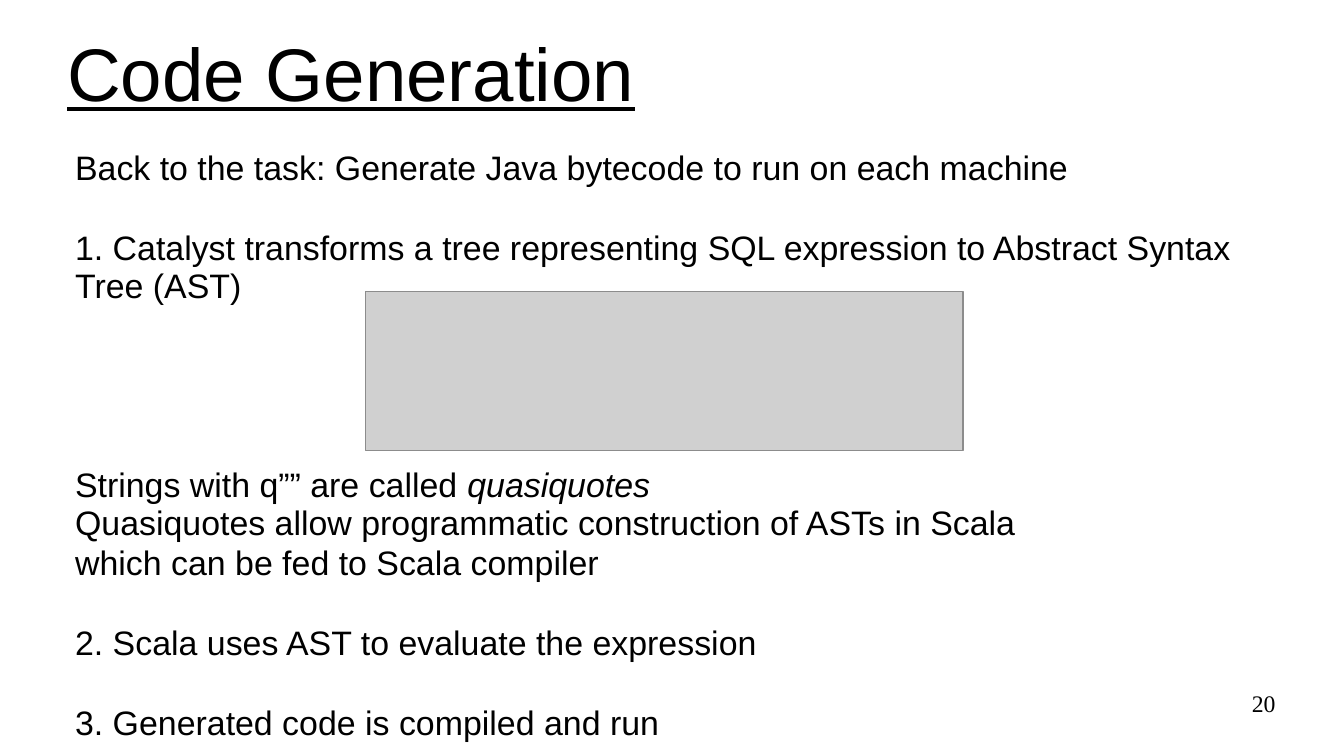
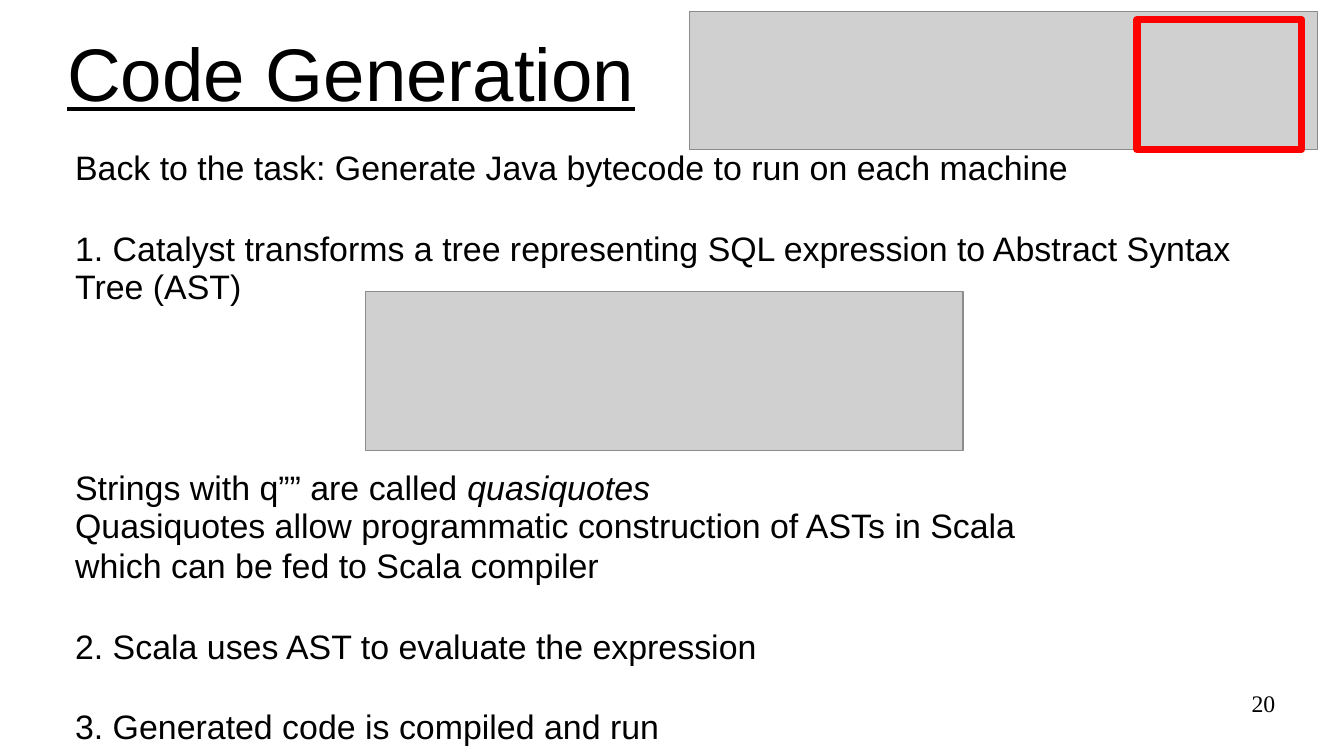
Before and after one commit to UVADS/distributed_computing, a slide deck: slide 20 of 03_dataframes_and_spark_sql/content_catalyst_optimizer/calalyst_optimizer_for_spark_sql.ppt. Drawn at 1344x756 pixels with LibreOffice and Linux fonts; fonts in the diff are those of the drawing; grey boxes stand for pictures. Boxes give left, top, right and bottom in pixels: in the first picture for what was removed or moved away, otherwise in the second. Text is boxed around its words. In the diff, an @@ line names an element or a change of style, - is before the commit and + after.

Commit message:
added to code generation

```diff
--- a/03_dataframes_and_spark_sql/content_catalyst_optimizer/calalyst_optimizer_for_spark_sql.ppt
+++ b/03_dataframes_and_spark_sql/content_catalyst_optimizer/calalyst_optimizer_for_spark_sql.ppt
@@ picture added at bbox=[690, 11, 1318, 150] @@
@@ rectangle added at bbox=[1138, 20, 1303, 149], outline #FF0000 4.31 pt @@
@@ text "Back to the task: Generate ..." rewrapped from bbox=[75, 155, 1231, 742] to bbox=[75, 155, 1231, 746] @@
```
